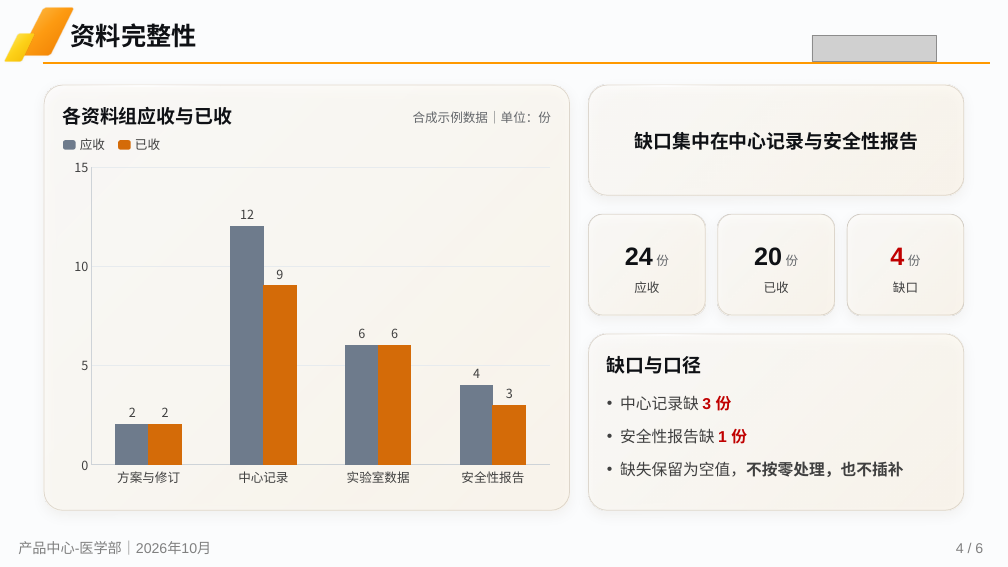
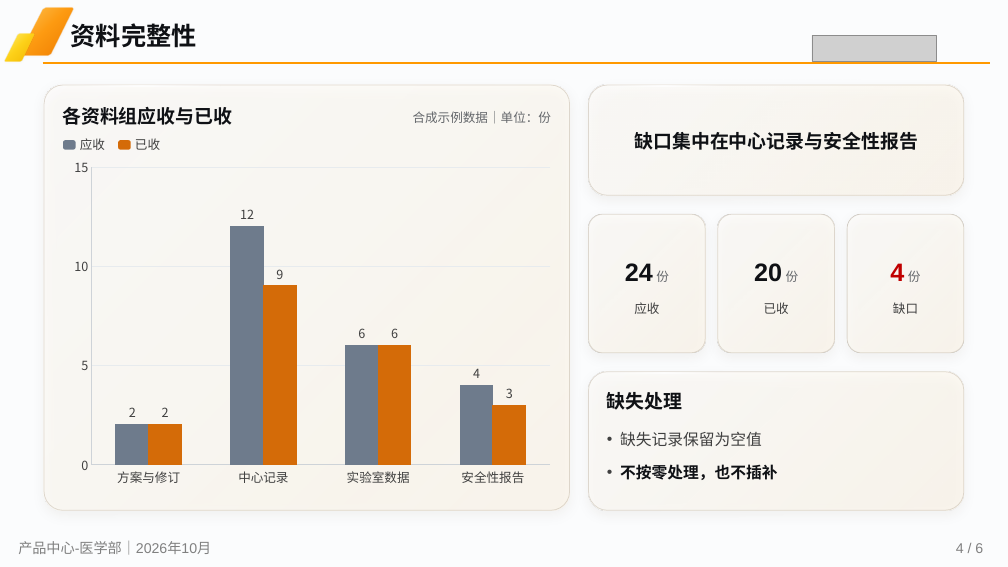
Before and after one commit to smkzw/kangzhe-design, a slide deck: slide 4 of examples/reference/pptx-default/kangzhe_integrity_default.pptx. Drawn at 1008x567 pixels with LibreOffice and Linux fonts; fonts in the diff are those of the drawing; grey boxes stand for pictures; background and template pictures are left out. Boxes give left, top, right and bottom in pixels: in the first picture for what was removed or moved away, otherwise in the second. Text is boxed around its words. In the diff, an @@ line names an element or a change of style, - is before the commit and + after.

```diff
--- a/examples/reference/pptx-default/kangzhe_integrity_default.pptx
+++ b/examples/reference/pptx-default/kangzhe_integrity_default.pptx
@@ rounded rectangle: place and size @@
-rounded rectangle at box(588, 214, 705, 315)
+rounded rectangle at box(588, 214, 705, 352)
@@ rounded rectangle: place and size @@
-rounded rectangle at box(718, 214, 835, 315)
+rounded rectangle at box(718, 214, 835, 352)
@@ proportions changed in 4 elements at box(588, 372, 964, 510), box(588, 214, 705, 352), box(718, 214, 835, 352), box(848, 214, 964, 352) @@
@@ rounded rectangle: place and size @@
-rounded rectangle at box(848, 214, 964, 315)
+rounded rectangle at box(848, 214, 964, 352)
@@ 3 texts: place and size @@
-3 texts at box(625, 247, 921, 266)
+3 texts at box(625, 263, 921, 282)
@@ 3 texts: place and size @@
-3 texts at box(634, 281, 918, 293)
+3 texts at box(634, 302, 918, 314)
@@ rounded rectangle: place and size @@
-rounded rectangle at box(588, 334, 964, 510)
+rounded rectangle at box(588, 372, 964, 510)
@@ rectangle: place and size @@
-rectangle at box(607, 335, 720, 337)
+rectangle at box(607, 373, 720, 374)
@@ text at box(607, 392, 683, 410): text changed @@
-缺口与口径
+缺失处理
@@ text at box(620, 432, 777, 480): text changed; text colour #404040 to #0F1115; bold on @@
-• 中心记录缺 3 份
-• 安全性报告缺 1 份
-• 缺失保留为空值，不按零处理，也不插补
+• 缺失记录保留为空值
+• 不按零处理，也不插补
```
Also in this commit, not shown: 5 other slides changed, 44 other files.
